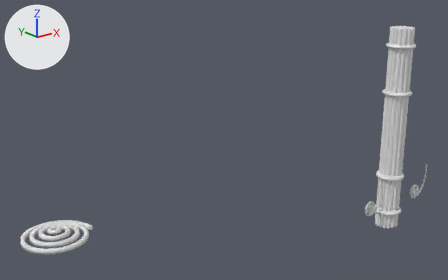
One commit to the Blender file blender files/street-light.blend: the scene before it, then after it.
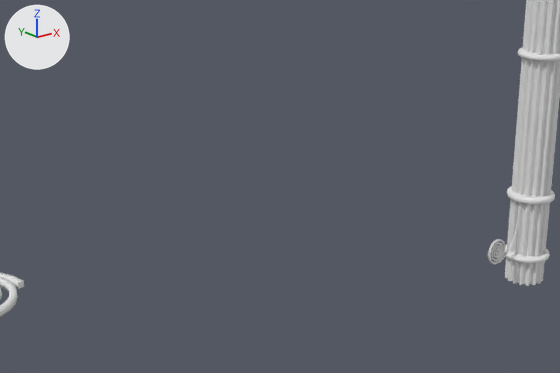
Each version is shown whole from a camera (50 mm lens) standing at (-16.27, -11.58, 7.98) and looking at (-5.16, 2.31, 2.42), then close up on the part from 18% to 91% of the width and 22% to 100% of the height. The lights are fixed; the arrows at upper left show +X, +Y and +Z.

The older version as bpy lines, for what is in view:
```python
ob_cylinder = bpy.data.objects.new('Cylinder', me_cylinder)
ob_cylinder.location = (0.0, 0.0, 0.0)
ob_cylinder.scale = (0.307, 0.307, 1.0)
ob_spiral_001 = bpy.data.objects.new('Spiral.001', me_spiral_003)
ob_spiral_001.location = (-0.93, -0.03, 0.04)
ob_spiral_001.rotation_euler = (-1.571, 0.967, 0.0)  # degrees (-90, 55, 0)
ob_spiral_001.scale = (0.253, 0.253, 0.0364)
ob_spiral_002 = bpy.data.objects.new('Spiral.002', cu_spiral_004)
ob_spiral_002.location = (-9.0, 0.0, 0.0)
```
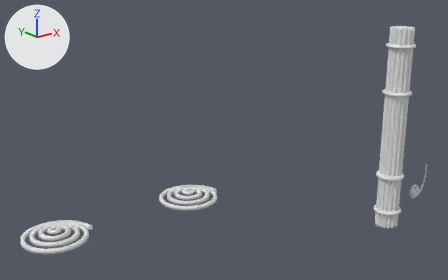
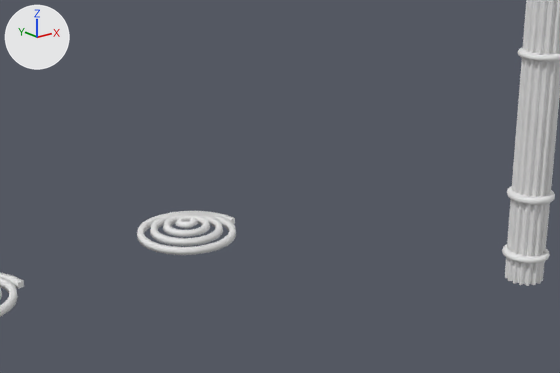
Commit message: just commiting to have a backup

Pixel boxes [x1, y1, x2, y2] of what changed, in the close-ups (560 x 373 px):
'Spiral.001', reshaped, moved, turned, rescaled: before [487, 203, 520, 264]; after [137, 211, 236, 255]

Diff of the bpy script that builds the scene:
```diff
--- a/blender files/street-light.blend.py
+++ b/blender files/street-light.blend.py
@@ cu_spiral_005 @@
+cu_spiral_005 = bpy.data.curves.new('Spiral.005', 'CURVE')
+cu_spiral_005.dimensions = '3D'
+_sp = cu_spiral_005.splines.new('POLY'); _sp.points.add(96)
+_sp.points.foreach_set('co', [0.995, -0.0376, -0.133, 0.0, 0.951, 0.219, -0.131, 0.0, 0.843, 0.452, -0.128, 0.0, 0.681, 0.648, -0.125, 0.0, 0.475, 0.794, -0.122, 0.0, 0.241, 0.88, -0.119, 0.0, -0.00536, 0.902, -0.117, 0.0, -0.246, 0.861, -0.114, 0.0, -0.465, 0.759, -0.111, 0.0, -0.649, 0.606, -0.108, 0.0, -0.785, 0.412, -0.106, 0.0, -0.865, 0.193, -0.103, 0.0, -0.885, -0.0376, -0.1, 0.0, -0.846, -0.263, -0.0973, 0.0, -0.75, -0.468, -0.0945, 0.0, -0.606, -0.639, -0.0917, 0.0, -0.425, -0.765, -0.0889, 0.0, -0.22, -0.839, -0.0861, 0.0, -0.00536, -0.858, -0.0834, 0.0, 0.204, -0.82, -0.0806, 0.0, 0.395, -0.73, -0.0778, 0.0, 0.553, -0.596, -0.075, 0.0, 0.67, -0.428, -0.0723, 0.0, 0.738, -0.237, -0.0695, 0.0, 0.755, -0.0376, -0.0667, 0.0, 0.719, 0.157, -0.0639, 0.0, 0.635, 0.332, -0.0611, 0.0, 0.511, 0.479, -0.0584, 0.0, 0.355, 0.586, -0.0556, 0.0, 0.178, 0.648, -0.0528, 0.0, -0.00536, 0.662, -0.05, 0.0, -0.184, 0.629, -0.0472, 0.0, -0.345, 0.551, -0.0445, 0.0, -0.479, 0.436, -0.0417, 0.0, -0.577, 0.292, -0.0389, 0.0, -0.633, 0.131, -0.0361, 0.0, -0.645, -0.0376, -0.0333, 0.0, -0.614, -0.201, -0.0306, 0.0, -0.542, -0.348, -0.0278, 0.0, -0.437, -0.469, -0.025, 0.0, -0.305, -0.557, -0.0222, 0.0, -0.158, -0.607, -0.0195, 0.0, -0.00536, -0.618, -0.0167, 0.0, 0.142, -0.588, -0.0139, 0.0, 0.275, -0.523, -0.0111, 0.0, 0.384, -0.426, -0.00834, 0.0, 0.462, -0.308, -0.00556, 0.0, 0.507, -0.175, -0.00278, 0.0, 0.515, -0.0376, 0.0, 0.0, 0.487, 0.0944, 0.00278, 0.0, 0.428, 0.212, 0.00556, 0.0, 0.341, 0.309, 0.00834, 0.0, 0.235, 0.378, 0.0111, 0.0, 0.116, 0.416, 0.0139, 0.0, -0.00536, 0.422, 0.0167, 0.0, -0.122, 0.397, 0.0195, 0.0, -0.225, 0.343, 0.0222, 0.0, -0.309, 0.266, 0.025, 0.0, -0.369, 0.172, 0.0278, 0.0, -0.401, 0.0685, 0.0306, 0.0, -0.405, -0.0376, 0.0333, 0.0, -0.382, -0.139, 0.0361, 0.0, -0.334, -0.228, 0.0389, 0.0, -0.267, -0.299, 0.0417, 0.0, -0.185, -0.349, 0.0445, 0.0, -0.0959, -0.376, 0.0472, 0.0, -0.00536, -0.378, 0.05, 0.0, 0.08, -0.356, 0.0528, 0.0, 0.155, -0.315, 0.0556, 0.0, 0.214, -0.257, 0.0584, 0.0, 0.254, -0.188, 0.0611, 0.0, 0.275, -0.113, 0.0639, 0.0, 0.275, -0.0376, 0.0667, 0.0, 0.255, 0.0323, 0.0695, 0.0, 0.22, 0.0924, 0.0723, 0.0, 0.171, 0.139, 0.075, 0.0, 0.115, 0.17, 0.0778, 0.0, 0.0542, 0.185, 0.0806, 0.0, -0.00536, 0.182, 0.0834, 0.0, -0.0597, 0.165, 0.0861, 0.0, -0.105, 0.136, 0.0889, 0.0, -0.14, 0.0968, 0.0917, 0.0, -0.161, 0.0524, 0.0945, 0.0, -0.17, 0.00641, 0.0973, 0.0, -0.165, -0.0376, 0.1, 0.0, -0.15, -0.0764, 0.103, 0.0, -0.127, -0.108, 0.106, 0.0, -0.0973, -0.13, 0.108, 0.0, -0.0654, -0.142, 0.111, 0.0, -0.0338, -0.144, 0.114, 0.0, -0.00536, -0.138, 0.117, 0.0, 0.0179, -0.125, 0.119, 0.0, 0.0346, -0.107, 0.122, 0.0, 0.0441, -0.0871, 0.125, 0.0, 0.0466, -0.0676, 0.128, 0.0, 0.0429, -0.0505, 0.131, 0.0, 0.0346, -0.0376, 0.133, 0.0])
+_sp.use_endpoint_u = True
+cu_spiral_005.use_path = True
+cu_spiral_005.bevel_mode = 'OBJECT'
+cu_spiral_005.bevel_profile.use_clip = True
+cu_spiral_005.fill_mode = 'FULL'
+cu_spiral_005.use_fill_caps = True
+cu_spiral_005.bevel_object = ob_plane
@@ ob_spiral_001 @@
-ob_spiral_001 = bpy.data.objects.new('Spiral.001', me_spiral_003)
-ob_spiral_001.location = (-0.93, -0.03, 0.04)
-ob_spiral_001.rotation_euler = (-1.571, 0.967, 0.0)  # degrees (-90, 55, 0)
-ob_spiral_001.scale = (0.253, 0.253, 0.0364)
+ob_spiral_001 = bpy.data.objects.new('Spiral.001', cu_spiral_005)
+ob_spiral_001.location = (-5.9, 3.1, 0.61)
```
